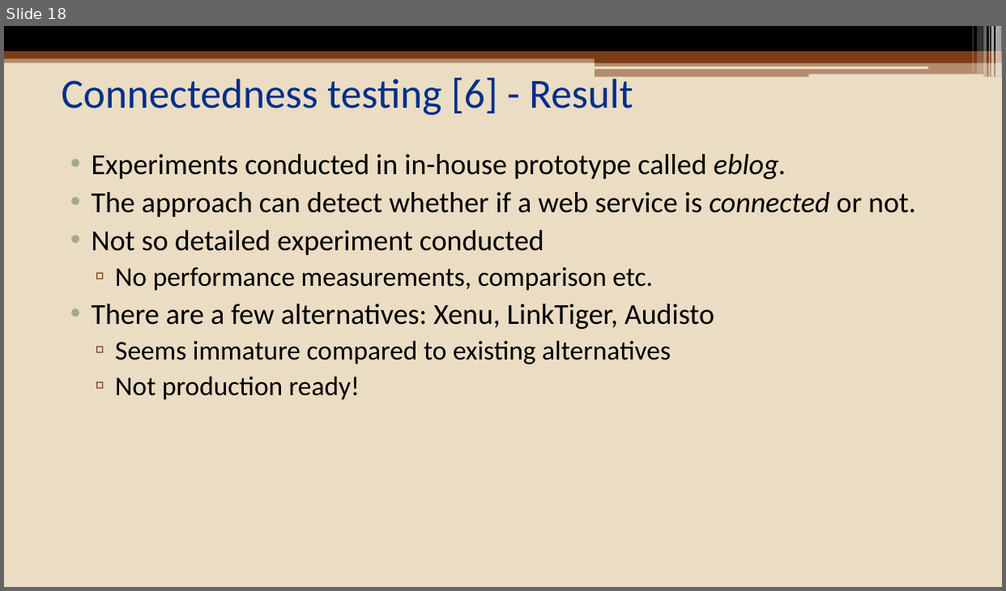
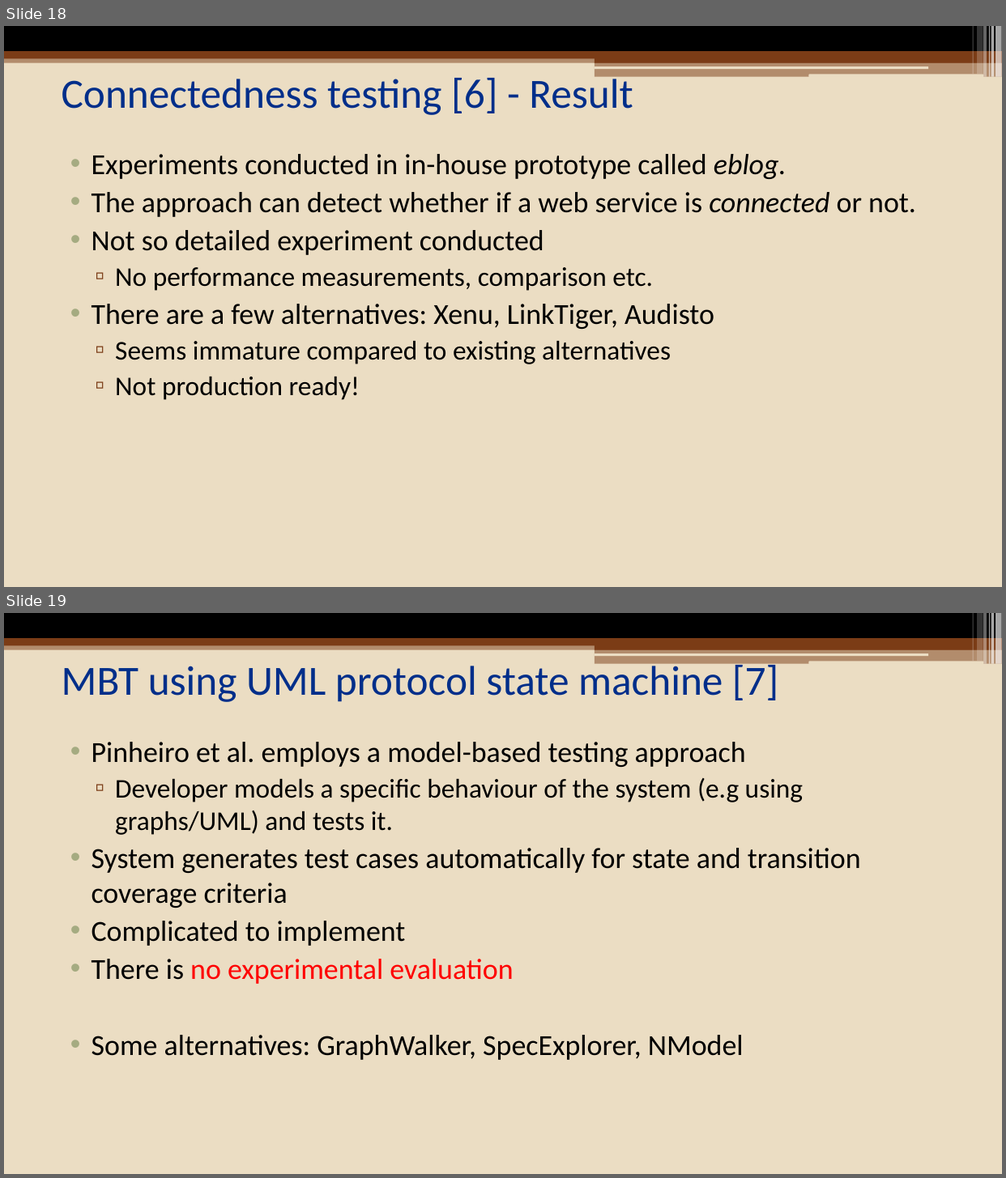
Before and after one commit to eozer/cinco_seminar, a slide deck: presentation/cinco_presentation.pptx. Shown one above the other, each under a label of ours: slide 18 before the commit, slides 18 and 19 after it. The pictures are 1006x591 and 1006x1178 pixels, drawn with LibreOffice and Linux fonts; fonts in the diff are those of the drawing. Boxes give left, top, right and bottom in pixels: in the first picture for what was removed or moved away, otherwise in the second. Text is boxed around its words. In the diff, an @@ line names an element or a change of style, - is before the commit and + after.

```diff
--- a/presentation/cinco_presentation.pptx
+++ b/presentation/cinco_presentation.pptx
@@ slide 19 added at [4,613,1002,1174], background #EBDDC3; not listed: 13 template elements that a slide beside it also shows @@
@@ title added at [62,661,778,702], 40 pt, text #002E8A @@
+MBT using UML protocol state machine [7]
@@ text added at [91,742,861,1060], 28 pt, text #000000 @@
+• Pinheiro et al. employs a model-based testing approach
+  ▫ Developer models a specific behaviour of the system (e.g using graphs/UML) and tests it.
+• System generates test cases automatically for state and transition coverage criteria
+• Complicated to implement
+• There is no experimental evaluation
+• Some alternatives: GraphWalker, SpecExplorer, NModel
```
Also in this commit, not shown: 6 slides changed, 14 other slides added.
